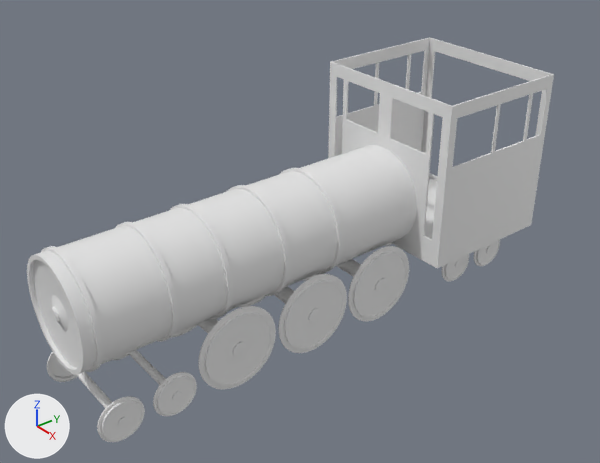
Two versions of the Blender file Loko_4.blend, one commit apart.
Rendered twice from a 50 mm camera at (6.55, -6.37, 4.08) aimed at (0.07, -1.25, -0.45). Lighting does not change. The marker at lower left points along +X, +Y and +Z.

Names of what the first picture shows: 'Führerstand', 'Kessel', 'KesselRinge', 'gr. Rad 1', 'gr. Rad 2', 'gr. Rad 3', 'kl. Rad 1 hinten', 'kl. Rad 1 vorne', 'kl. Rad 2 hinten', 'kl. Rad 2 vorne'.
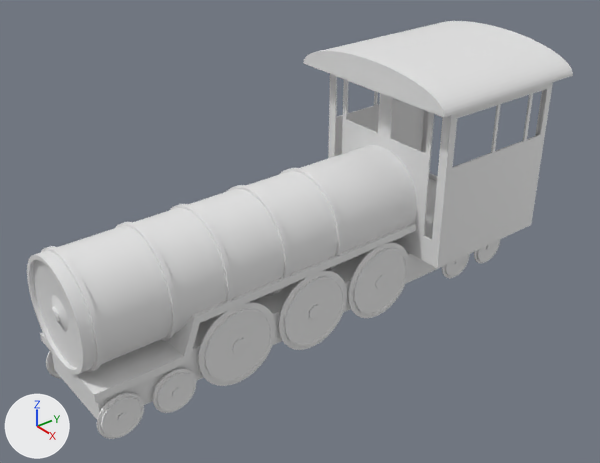
The change, as JSON lines over the scene's bpy script:
```json
{"op": "add", "block": "me_cylinder_002", "code": ["me_cylinder_002 = bpy.data.meshes.new('Cylinder.002')", "me_cylinder_002.from_pydata(...)  # 66 vertices, 35 faces; spans x -1.0..1.0, y 0.0..1.0, z -1.0..1.0"]}
{"op": "add", "block": "me_cube_003", "code": ["me_cube_003 = bpy.data.meshes.new('Cube.003')", "me_cube_003.from_pydata(...)  # a box spanning x -1.0..1.0, y -1.0..1.0, z -1.0..1.0"]}
{"op": "add", "block": "me_cube_002", "code": ["me_cube_002 = bpy.data.meshes.new('Cube.002')", "me_cube_002.from_pydata(...)  # 16 vertices, 14 faces; spans x -1.0..1.0, y -1.0..0.92, z -10.21..1.0"]}
{"op": "set", "path": "ob_kl__rad_1_vorne.location", "old": "(0.0, -3.87, -1.42)", "new": "(0.0, -3.87, -1.38)"}
{"op": "set", "path": "ob_kl__rad_2_vorne.location", "old": "(0.0, -3.27, -1.42)", "new": "(0.0, -3.27, -1.38)"}
{"op": "set", "path": "ob_kl__rad_1_hinten.location", "old": "(0.0, 0.88, -1.42)", "new": "(0.0, 0.88, -1.38)"}
{"op": "set", "path": "ob_kl__rad_2_hinten.location", "old": "(0.0, 1.49, -1.42)", "new": "(0.0, 1.49, -1.38)"}
{"op": "set", "path": "ob_gr__rad_1.location", "old": "(0.0, -2.49, -1.21)", "new": "(0.0, -2.49, -1.16)"}
{"op": "set", "path": "ob_gr__rad_2.location", "old": "(0.0, -1.47, -1.21)", "new": "(0.0, -1.47, -1.16)"}
{"op": "set", "path": "ob_gr__rad_3.location", "old": "(0.0, -0.46, -1.21)", "new": "(0.0, -0.46, -1.16)"}
{"op": "add", "block": "ob_dach", "code": ["ob_dach = bpy.data.objects.new('Dach', me_cylinder_002)", "ob_dach.location = (0.0, 0.85, 1.0)", "ob_dach.rotation_euler = (1.571, 0.0, 0.0)  # degrees (90, 0, 0)", "ob_dach.scale = (1.16, 0.328, 1.08)"]}
{"op": "add", "block": "ob_grundplatte", "code": ["ob_grundplatte = bpy.data.objects.new('Grundplatte', me_cube_003)", "ob_grundplatte.location = (0.0, -1.11, -1.22)", "ob_grundplatte.scale = (0.541, 2.95, 0.204)"]}
{"op": "add", "block": "ob_kesselauflage", "code": ["ob_kesselauflage = bpy.data.objects.new('Kesselauflage', me_cube_002)", "ob_kesselauflage.location = (0.0, -1.94, -0.61)", "ob_kesselauflage.scale = (0.618, 2.18, 0.0459)"]}
```

What differs and where, as boxes (x1, y1, x2, y2) in the pictures (600 x 463 px):
```json
{"object": "Dach", "change": "added", "after": [303, 21, 573, 117]}
{"object": "Kesselauflage", "change": "added", "after": [40, 223, 416, 402]}
{"object": "gr. Rad 1", "change": "moved", "before": [171, 306, 276, 389], "after": [198, 302, 276, 386]}
{"object": "gr. Rad 2", "change": "moved", "before": [239, 274, 347, 353], "after": [278, 270, 347, 350]}
{"object": "gr. Rad 3", "change": "moved", "before": [303, 246, 409, 322], "after": [348, 243, 410, 318]}
{"object": "Grundplatte", "change": "added", "after": [52, 239, 501, 419]}
{"object": "kl. Rad 1 vorne", "change": "moved", "before": [47, 352, 145, 442], "after": [46, 351, 144, 439]}
{"object": "kl. Rad 2 vorne", "change": "moved", "before": [113, 350, 197, 416], "after": [153, 368, 197, 413]}
{"object": "kl. Rad 1 hinten", "change": "moved", "before": [384, 243, 469, 281], "after": [442, 254, 470, 278]}
{"object": "kl. Rad 2 hinten", "change": "moved", "before": [474, 240, 500, 266], "after": [474, 240, 500, 263]}
```
